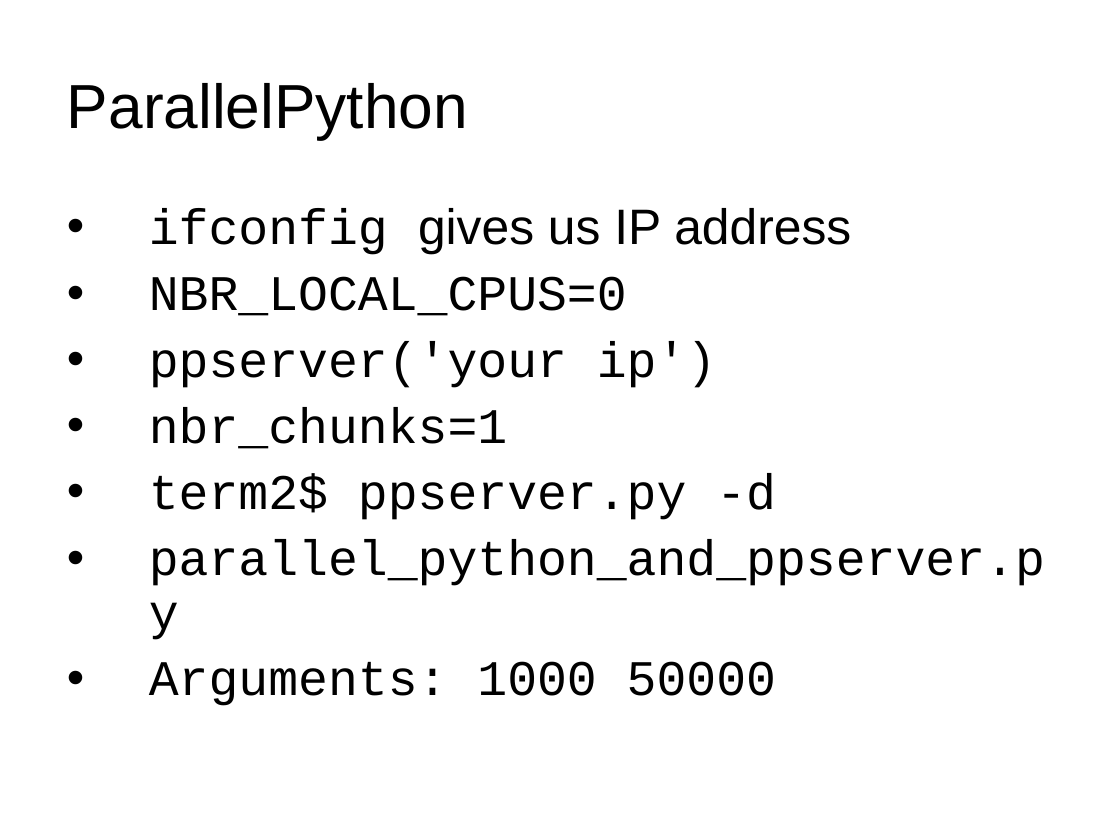
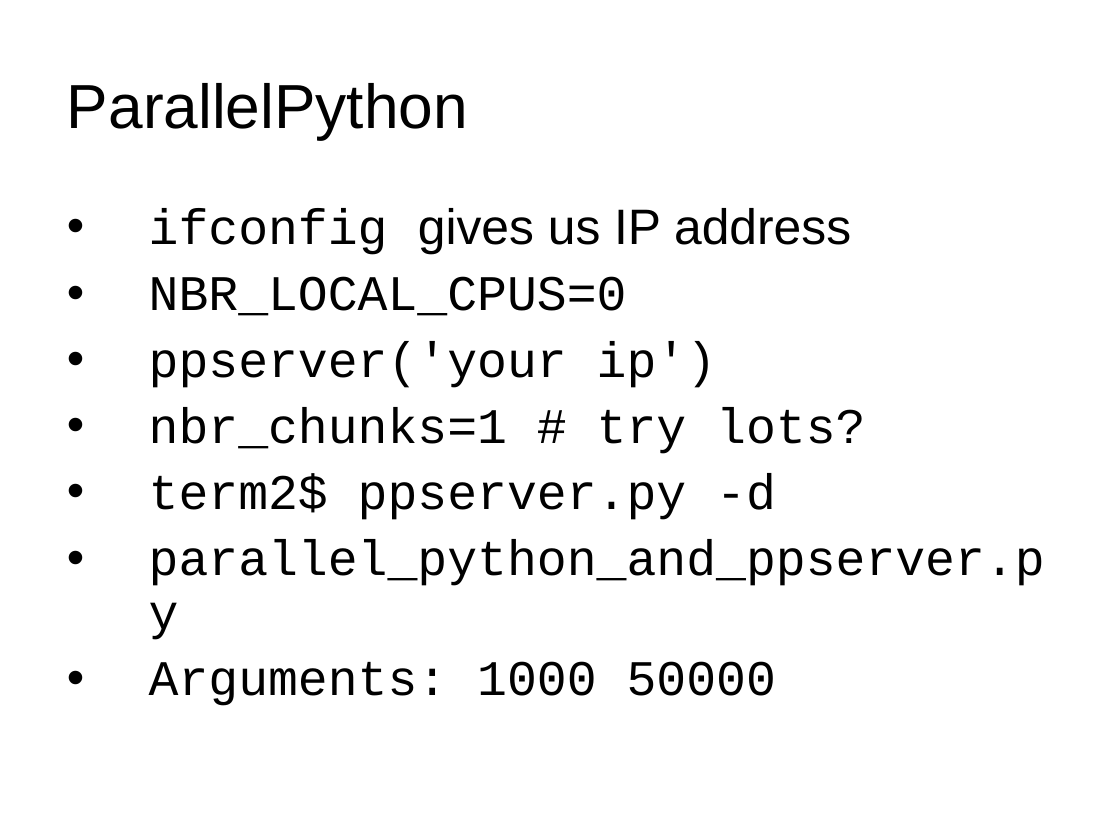
Before and after one commit to ianozsvald/ParallelPython_EuroSciPy2012, a slide deck: slide 18 of ParallelPython_EuroSciPy2012.ppt. Drawn at 1120x840 pixels with LibreOffice and Linux fonts; fonts in the diff are those of the drawing; background and template pictures are left out. Boxes give left, top, right and bottom in pixels: in the first picture for what was removed or moved away, otherwise in the second. Text is boxed around its words. In the diff, an @@ line names an element or a change of style, - is before the commit and + after.

```diff
--- a/ParallelPython_EuroSciPy2012.ppt
+++ b/ParallelPython_EuroSciPy2012.ppt
@@ text at (149,407,865,454): text changed @@
-• nbr_chunks=1
+• nbr_chunks=1 # try lots?
```
Also in this commit, not shown: 8 other slides changed, 1 slide added.
